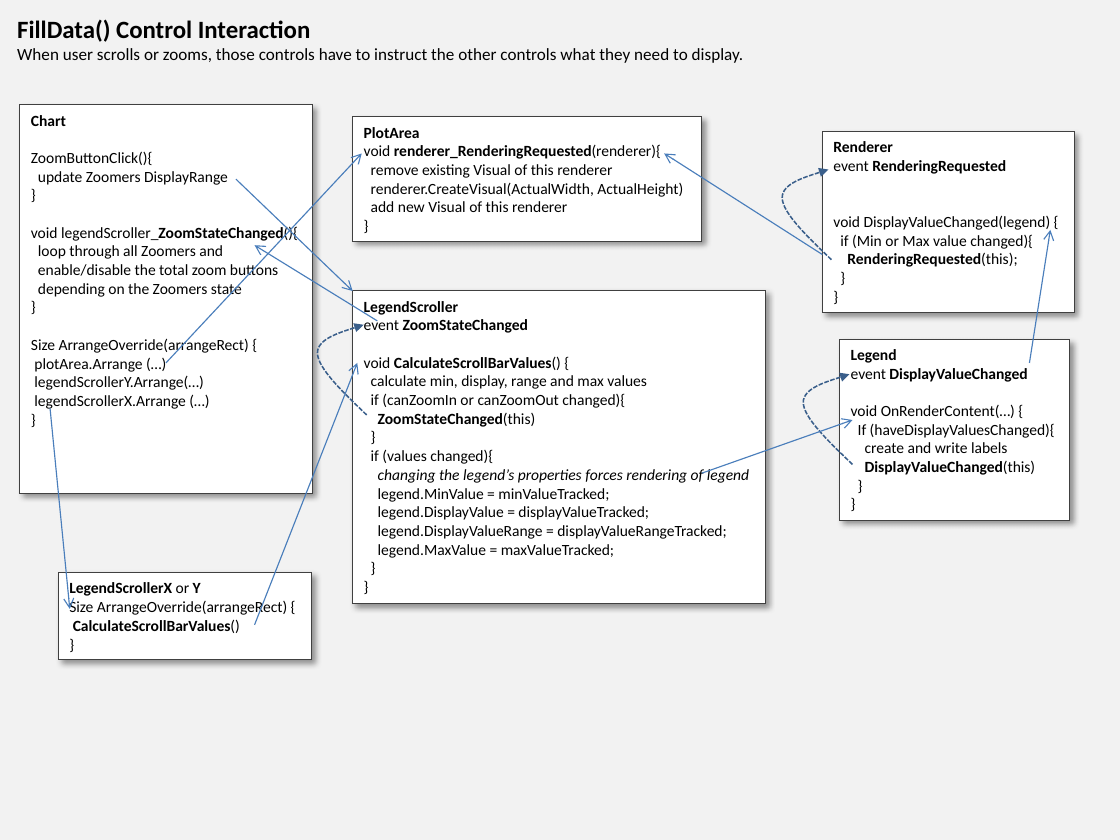
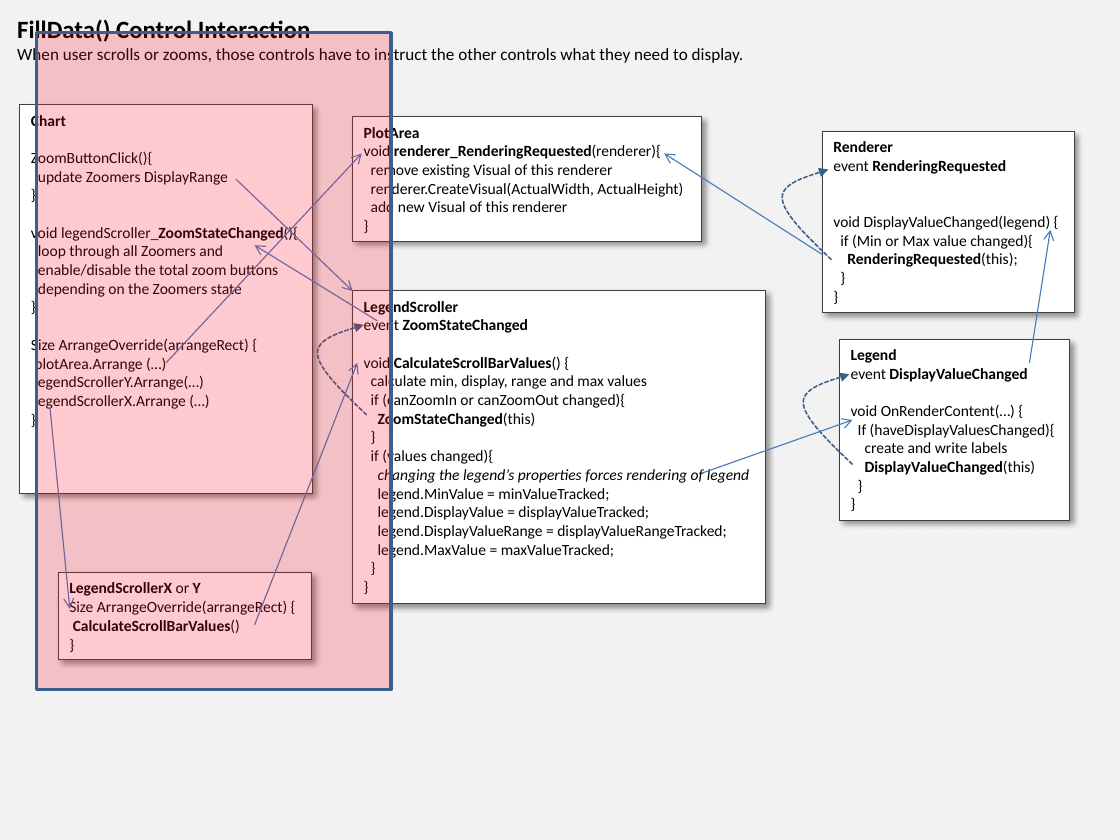
Before and after one commit to PeterHuberSg/XYGraphLib, a slide deck: slide 14 of XYGraphDesign1.pptx (slide 11 before the commit). Drawn at 1120x840 pixels with LibreOffice and Linux fonts; fonts in the diff are those of the drawing. Boxes give left, top, right and bottom in pixels: in the first picture for what was removed or moved away, otherwise in the second. Text is boxed around its words. In the diff, an @@ line names an element or a change of style, - is before the commit and + after.

```diff
--- a/XYGraphDesign1.pptx
+++ b/XYGraphDesign1.pptx
@@ rectangle added at [37, 32, 391, 689], fill #FB1127 at 22% opacity, outline #3A5F8C 2 pt @@
```
Also in this commit, not shown: 2 other slides changed, 3 slides added, 6 other files.
